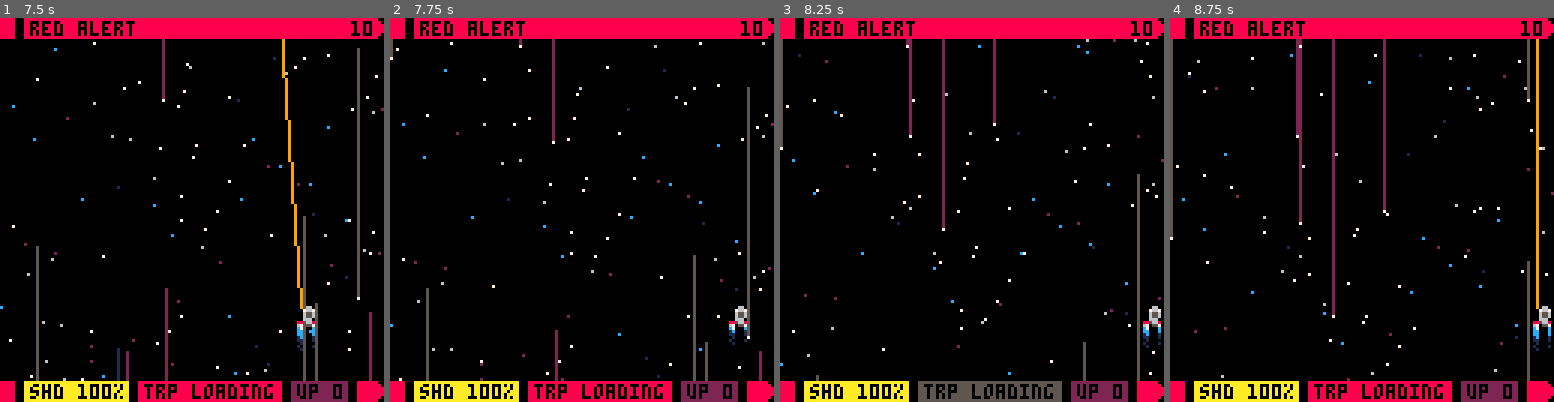
Above: before the commit, frames 1-4 (left to right).
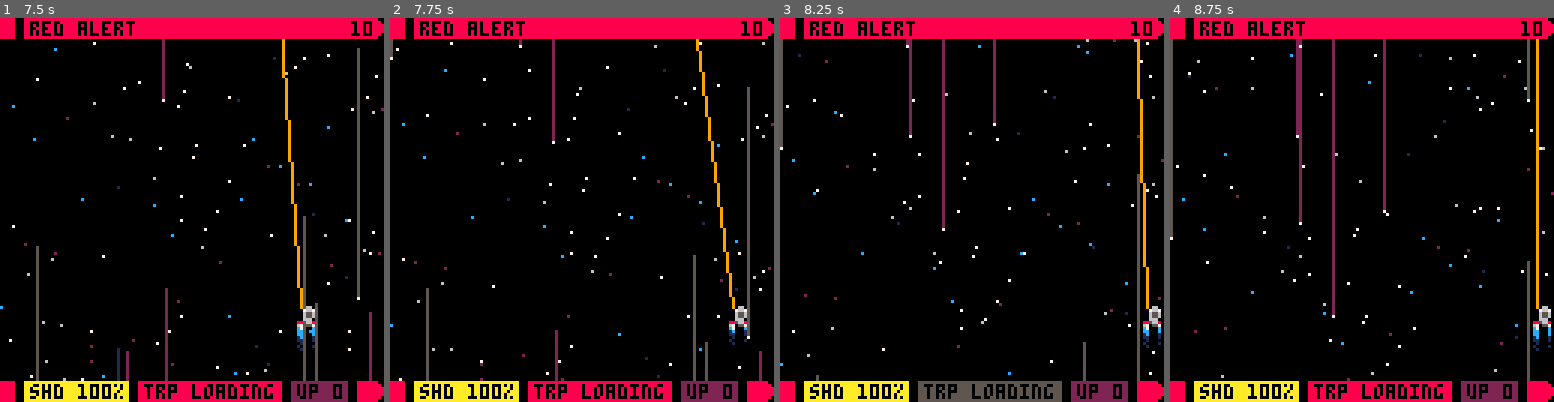
Above: after the commit, the same moments.

Repository: fab-industries/red-alert
Game: PICO-8 cartridge redalert.p8
Same seed, same stepped clock (60 frames per second), same inputs: the game is played once before the commit and once after it.
Inputs:
- Up to frame 1 (7.5 s): tap X (X key) at 0.33, 0.7, 1.43, 2.58, 3.1, 3.62, 4.13, 4.65, 5.17, 5.68, 6.2, 6.72, 7.23 s; tap O (Z key) at 1.07, 1.8, 2.43, 3.07, 3.7, 4.33, 4.97, 5.6, 6.23, 6.87 s; hold Right 2.33-3.33 s; hold Right 3.38-4.22 s; hold Up 4.27-4.67 s; hold Right 4.72-5.72 s; hold Down 5.77-6.1 s; hold Left 6.15-6.98 s; hold Right from 7.03 s (still down)
- Up to frame 2 (7.75 s): keep holding Right; tap O (Z key) at 7.5 s
- Up to frame 3 (8.25 s): tap X (X key) at 7.75 s; release Right at 8.03 s; hold Right from 8.08 s (still down); tap O (Z key) at 8.13 s
- Up to frame 4 (8.75 s): keep holding Right; tap X (X key) at 8.27 s

Frame 1 is identical in both runs. In frame 2, 0.5% of the frame differs, in the area x 79-90%, y 5-76%; in frame 3, 0.5%; in frame 4, nothing differs.

Commit message:
Universal phaser functions, started on boss attacks

Diff:
--- a/redalert.p8
+++ b/redalert.p8
@@ -8,8 +8,8 @@
 
 code refactoring:
  before:  7599
- after:   ----
- current: 7315
+ after:   7315
+ current: 7442
 
 todo:
  🅾️ button lock on boss speech
@@ -212,9 +212,7 @@
 
 	 --fires phaser
 	 if btnp(❎) then
-	  sfx(0)
-	  ship.pht=15
-	  ship.xf=ship.x
+   fire_ph("ship")
 	 end
 
 	 --fires torpedo
@@ -239,10 +237,6 @@
 		  sfx(10)
 		 end
 	 end
- end
-
- if ship.pht>0 then
-  ship.pht-=1
  end
 
  --move enemies
@@ -617,16 +611,16 @@
   end
  end
 
- --phaser fire
- if ship.pht>0 then
-  line(ship.x+2,ship.y,ship.xf+2,phend,9)
- end
+ --ship phaser
+ draw_ph("ship")
 
  --particles
  draw_part()
 
  --draw enemy shots
  anim(eshots)
+
+ draw_ph("bots")
 
  --reset phaser target point
  if phend!=-128 and t%6==0 then
@@ -1134,6 +1128,7 @@
   myen.glowspr=31
  elseif entype=="bc" then
   myen.hp=40
+  myen.firefrq=180
   myen.tarx=48
   myen.tary=14
   myen.sprw=4
@@ -1142,6 +1137,9 @@
   myen.colh=32
   myen.ani={68,72,68,72}
   myen.boss=true
+  myen.pht=0
+  myen.ptarx=0
+  myen.ptary=0
  end
  add(wave,myen)
 end
@@ -1370,6 +1368,7 @@
 
    if myen.boss then
     myen.mission="boss"
+    myen.firetmr=t+270
    else
     myen.mission="station"
     myen.firetmr=t+60
@@ -1390,7 +1389,7 @@
 
  elseif myen.mission=="boss" then
 
-  --boss mission goes here
+  fire_ph("bots",myen)
 
  elseif myen.mission=="attack" then
   --attack maneuvers
@@ -1596,6 +1595,36 @@
  end
 end
 
+function draw_ph(phtype)
+ if phtype=="ship" then
+  if ship.pht>0 then
+   line(ship.x+2,ship.y,ship.xf+2,phend,9)
+   ship.pht-=1
+  end
+ elseif phtype=="bots" then
+  for myen in all(wave) do
+   if myen.type=="bc" and myen.pht>0 then
+    line(myen.x+14,myen.y+20,myen.ptarx,myen.ptary,12)
+    myen.pht-=1
+   end
+  end
+ end
+end
+
+function fire_ph(phtype,myen)
+ if phtype=="ship" then
+	 sfx(0)
+	 ship.pht=15
+	 ship.xf=ship.x
+	elseif phtype=="bots" then
+	 if t>myen.firetmr and ship.dead==false then
+	  myen.pht=90
+	  myen.ptarx=ship.x+2
+	  myen.ptary=ship.y+2
+	  fire_rnd(myen)
+	 end
+	end
+end
 -->8
 --tools
 
